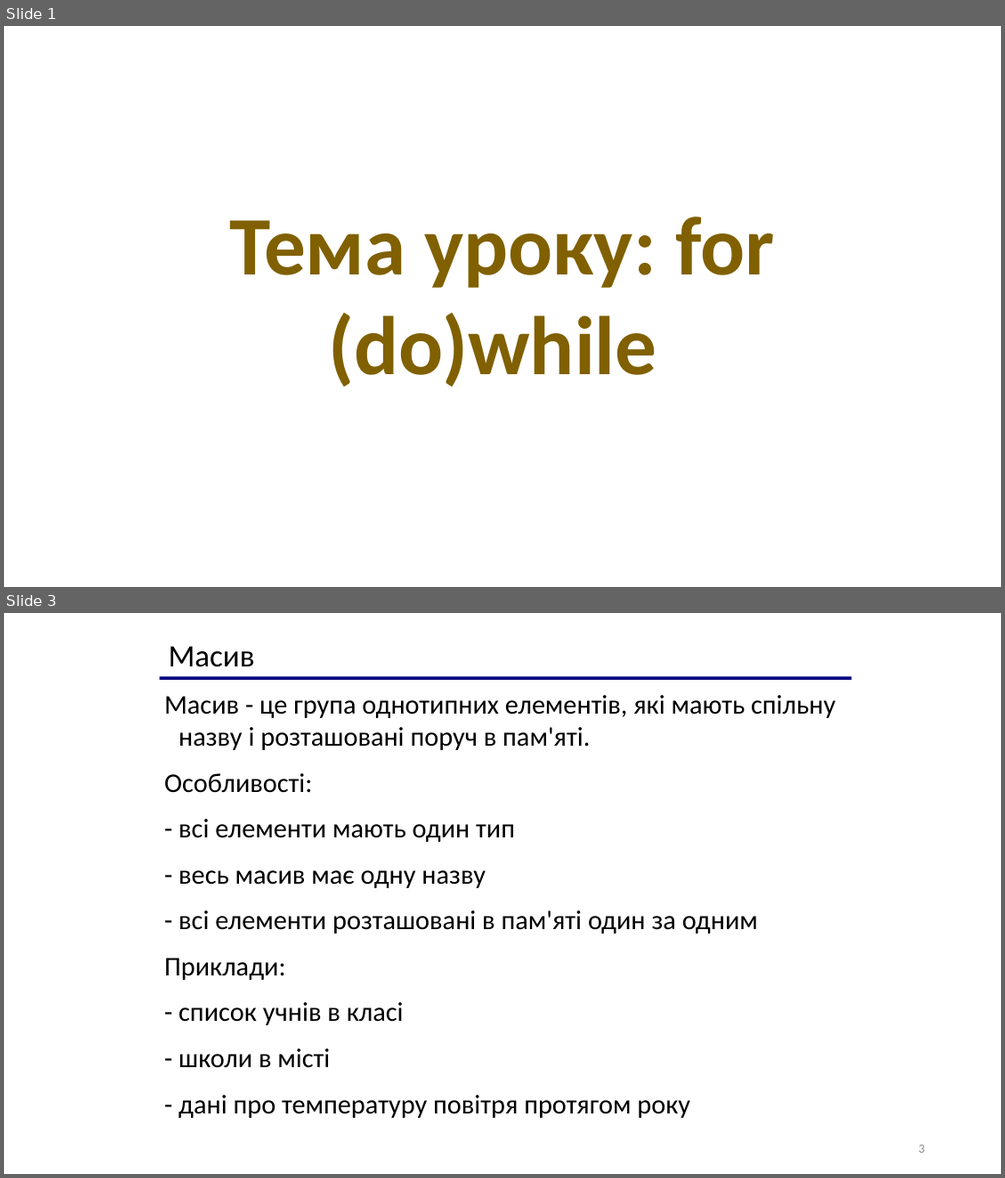
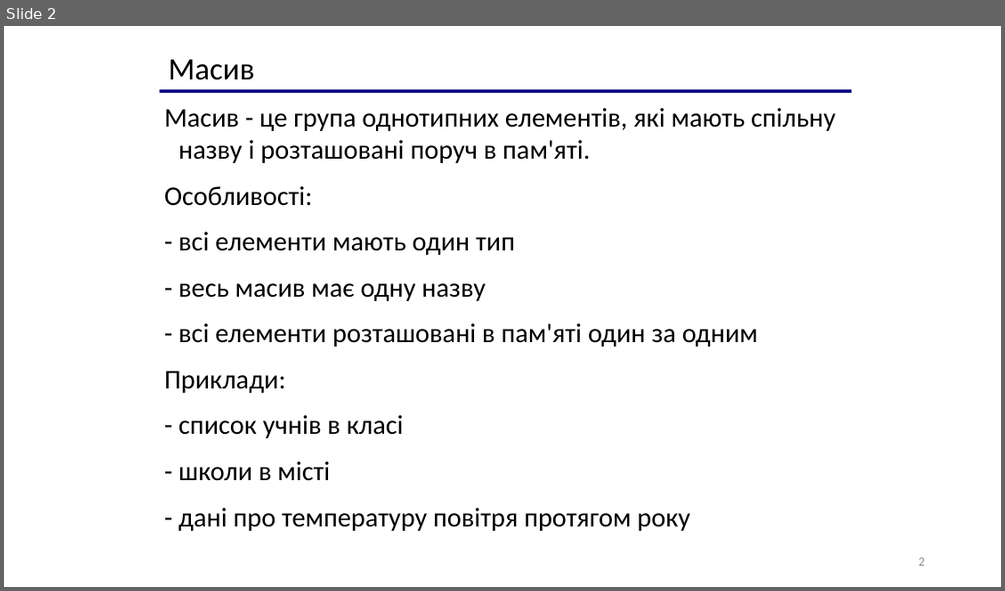
Before and after one commit to arg3ntuum/JavaCourse, a slide deck: Java Урок 6 Масиви.pptx. Shown one above the other, each under a label of ours: slides 1 and 3 before the commit, slide 2 after it; the slides between them are not shown. The pictures are 1005x1178 and 1005x591 pixels, drawn with LibreOffice and Linux fonts; fonts in the diff are those of the drawing. Boxes give left, top, right and bottom in pixels: in the first picture for what was removed or moved away, otherwise in the second. Text is boxed around its words. In the diff, an @@ line names an element or a change of style, - is before the commit and + after.

```diff
--- a/Java Урок 6 Масиви.pptx
+++ b/Java Урок 6 Масиви.pptx
@@ slide 1 removed at [4, 26, 1001, 587], background #FFFFFF @@
@@ text removed at [230, 216, 775, 386] @@
-Тема уроку: for (do)while
@@ what was slide 3 is now slide 2 @@
```
Also in this commit, not shown: 1 slide changed, 9 other files.
